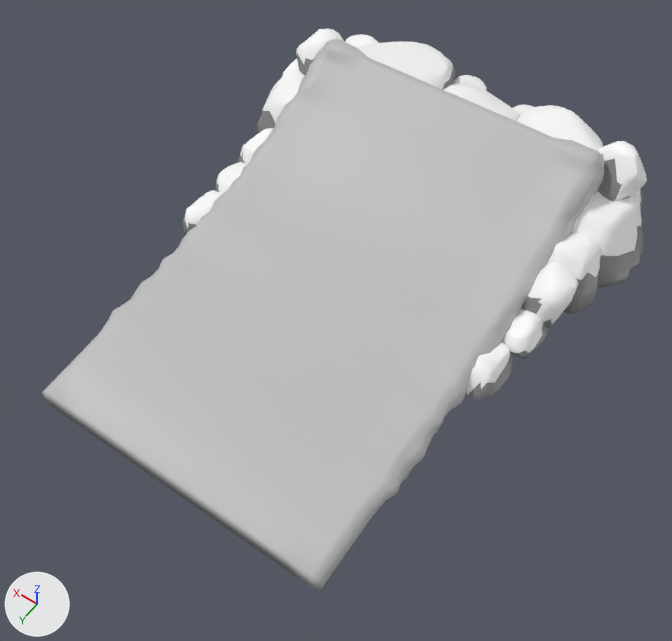
The FBX model Assets/ArtAssets/Models/Terrain/SM_Ramp.fbx, before and after one commit.
Rendered twice from a 50 mm camera at (-12.4, 17.3, 25.6) aimed at (-0.6, 0.8, -0.3). Lighting does not change. The marker at lower left points along +X, +Y and +Z. Where no turn or scale is listed for an object, it has been applied to the vertices.

The first picture shows 'ramp', 'ramprocks'.
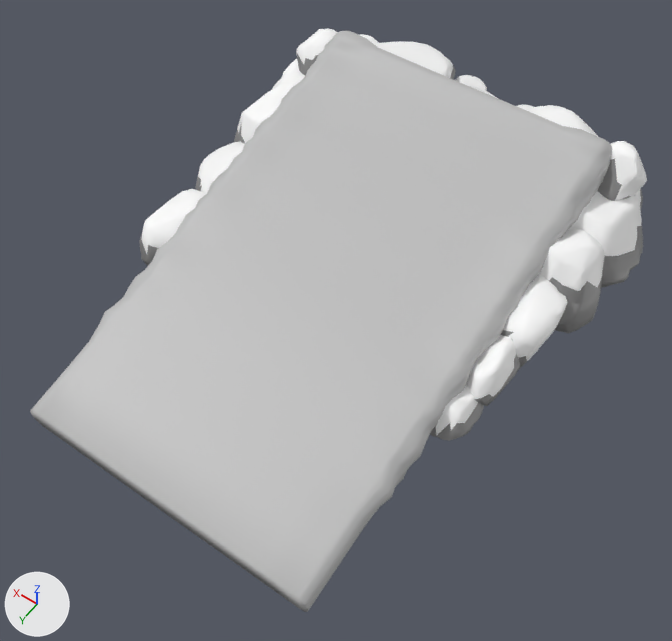
Commit message: ramp fix
bitch

Where the change shows, as pixel boxes (x1, y1, x2, y2) in the pictures (672 x 641 px; the box of a moved part takes in the faces that stretch with it):
'ramp', reshaped, moved, turned, rescaled: before (42, 39, 605, 590); after (30, 30, 613, 612)
'ramprocks', reshaped (9% wider, 11% taller): before (183, 28, 647, 400); after (139, 28, 647, 441)
part 1 of me_mesh_001, moved or reshaped: before (183, 190, 223, 234); after (139, 189, 207, 266)
part 2 of me_mesh_001, moved or reshaped: before (465, 342, 513, 400); after (430, 385, 484, 441)
part 3 of me_mesh_001, moved or reshaped: before (521, 262, 578, 329); after (501, 275, 568, 369)
part 4 of me_mesh_001, moved or reshaped: before (547, 233, 601, 314); after (539, 228, 604, 333)
part 5 of me_mesh_001, moved or reshaped: before (501, 309, 549, 359); after (466, 335, 520, 406)
part 6 of me_mesh_001, moved or reshaped: before (215, 162, 247, 193); after (195, 141, 245, 193)
part 7 of me_mesh_001, moved or reshaped: before (238, 128, 273, 164); after (234, 85, 293, 143)

Patch to the scene script:
```diff
--- a/Assets/ArtAssets/Models/Terrain/SM_Ramp.fbx.py
+++ b/Assets/ArtAssets/Models/Terrain/SM_Ramp.fbx.py
@@ me_mesh @@
 # used by ob_ramp; parent = ob_ramp_001; location = (-0.00013, 140.1, -44.19)
-me_mesh.from_pydata(...)  # 2379 vertices, 2378 faces; spans x -605.0..605.0, y -264.0..264.0, z -845.0..845.0
+me_mesh.from_pydata(...)  # 2379 vertices, 2378 faces; spans x -605.0..605.0, y -279.0..180.0, z -846.0..845.0
+# me_mesh part 8: 2376 of 2379 vertices moved; they spanned x -605.0..605.0, y -264.0..264.0, z -845.0..845.0 and now span x -605.0..605.0, y -279.0..180.0, z -846.0..845.0; mean shift (0.0, 1.0, 0.0); largest move (523.0, 183.0, 839.0) -> (523.0, 93.0, 838.0)
 me_mesh.materials.append(mat_lambert1)
@@ me_mesh_001 @@
 me_mesh_001.from_pydata(...)  # 5733 vertices, 11390 faces; spans x -8.5..8.0, y -6.3..6.7, z -3.0..2.5
 # used by ob_ramprocks; location = (0.24, -5.68, 1.34)
+# me_mesh_001 part 1: the loose piece of 157 vertices spanning x 5.2..6.8, y 4.1..6.6, z -1.7..-0.6 is scaled about its middle by (1.66, 1.66, 1.76), then moved by (0.2, 1.2, 0.2)
+# me_mesh_001 part 2: the loose piece of 157 vertices spanning x -7.0..-5.4, y 4.3..6.7, z -1.7..-0.6 is moved by (0.0, 1.9, 0.0)
+# me_mesh_001 part 3: the loose piece of 295 vertices spanning x -7.5..-4.9, y 0.7..3.5, z -3.0..0.6 is scaled about its middle by (1.25, 1.61, 1), then moved by (0.2, 1.3, 0.0)
+# me_mesh_001 part 4: the loose piece of 280 vertices spanning x -7.9..-5.3, y -0.4..2.2, z -2.0..0.9 is scaled about its middle by 1.23, then moved by (0.0, 0.5, 0.0)
+# me_mesh_001 part 5: the loose piece of 161 vertices spanning x -7.3..-5.3, y 2.5..4.7, z -1.6..-0.4 is scaled about its middle by (1, 1.47, 1.47), then moved by (0.1, 2.0, 0.2)
+# me_mesh_001 part 6: the loose piece of 162 vertices spanning x 4.9..6.9, y 2.5..4.7, z -1.6..-0.4 is scaled about its middle by (1.66, 1.66, 1.76), then moved by (0.1, 0.0, 0.4)
+# me_mesh_001 part 7: the loose piece of 236 vertices spanning x 4.4..7.0, y 0.4..3.1, z -1.7..0.1 is scaled about its middle by (1.66, 1.66, 1.76), then moved by (0.0, -1.2, 0.5)
 me_mesh_001.materials.append(mat_rockmtl)
@@ ob_ramp @@
 ob_ramp.parent = ob_ramp_001
-ob_ramp.location = (-0.00013, 140.1, -44.19)
+ob_ramp.location = (-0.00013, 178.4, -44.19)
+ob_ramp.rotation_euler = (-0.0441, 0.0, 0.0)  # degrees (-2.5, 0, 0)
+ob_ramp.scale = (1.0, 1.08, 1.09)
```
